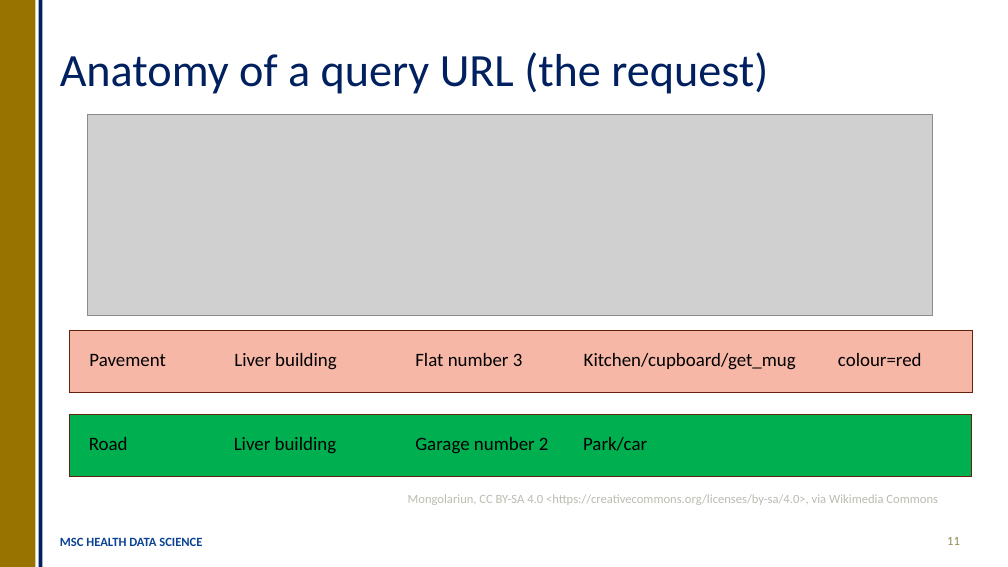
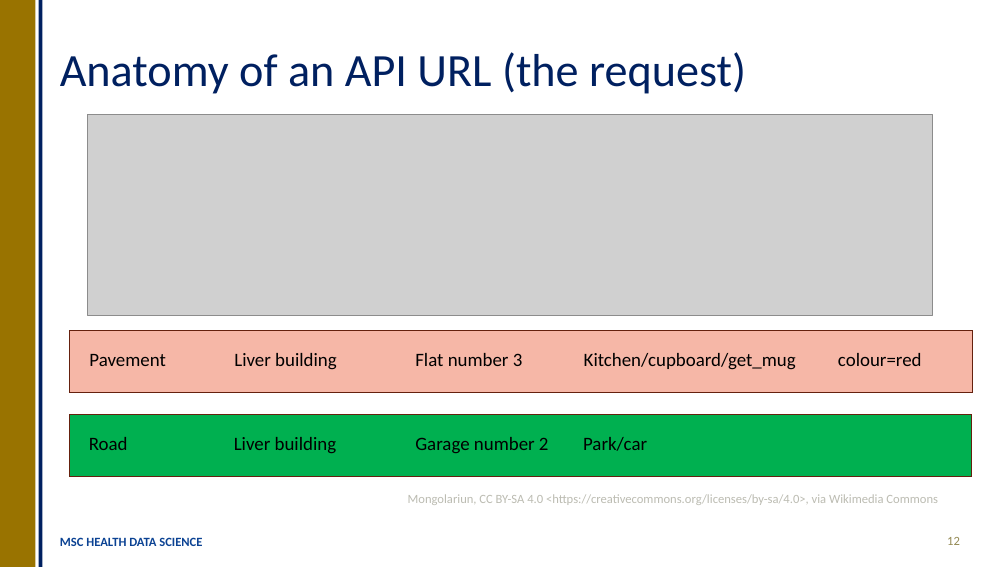
Before and after one commit to OllyButters/HDS-plumber, a slide deck: slide 12 of api_plumber_slides.pptx (slide 11 before the commit). Drawn at 1008x567 pixels with LibreOffice and Linux fonts; fonts in the diff are those of the drawing; grey boxes stand for pictures. Boxes give left, top, right and bottom in pixels: in the first picture for what was removed or moved away, otherwise in the second. Text is boxed around its words. In the diff, an @@ line names an element or a change of style, - is before the commit and + after.

```diff
--- a/api_plumber_slides.pptx
+++ b/api_plumber_slides.pptx
@@ title at (60, 52, 746, 94): text changed @@
-Anatomy of a query URL (the request)
+Anatomy of an API URL (the request)
@@ page number at (947, 537, 960, 545): text changed @@
-11
+12
```
Also in this commit, not shown: 9 other slides changed, 2 slides added, 2 other files.
